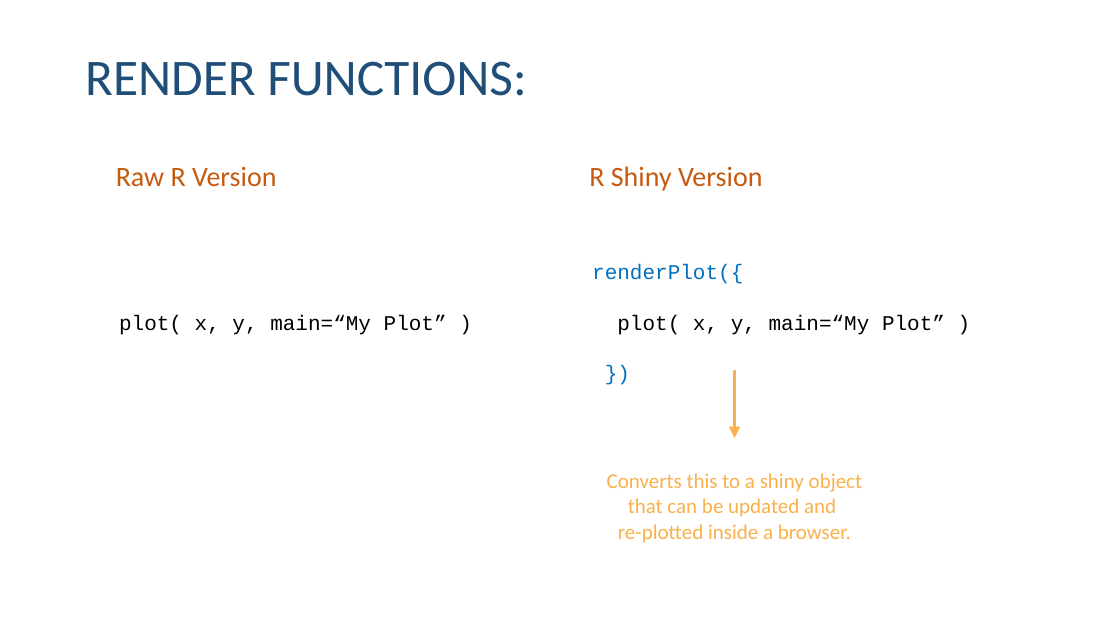
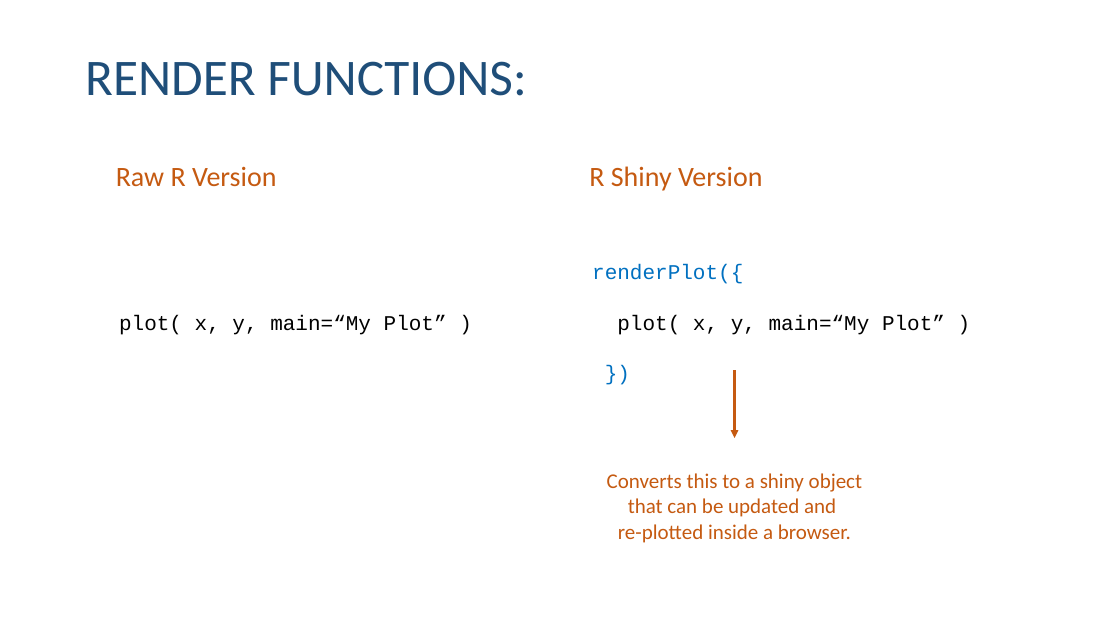
Before and after one commit to DS4PS/cpp-526-fall-2019, a slide deck: slide 6 of lectures/shiny-widgets.pptx (slide 9 before the commit). Drawn at 1120x630 pixels with LibreOffice and Linux fonts; fonts in the diff are those of the drawing. Boxes give left, top, right and bottom in pixels: in the first picture for what was removed or moved away, otherwise in the second. Text is boxed around its words. In the diff, an @@ line names an element or a change of style, - is before the commit and + after.

Commit message:
update shiny lecture

```diff
--- a/lectures/shiny-widgets.pptx
+++ b/lectures/shiny-widgets.pptx
@@ arrow (734, 371) - (734, 438): stroke #F9B14C 3.25 pt to #C55A11 2.25 pt @@
@@ text "Converts this to a shiny ..." at (607,473,862,543): text colour #F9B14C to #C55A11 @@
```
Also in this commit, not shown: 3 slides removed, 1 other file.
